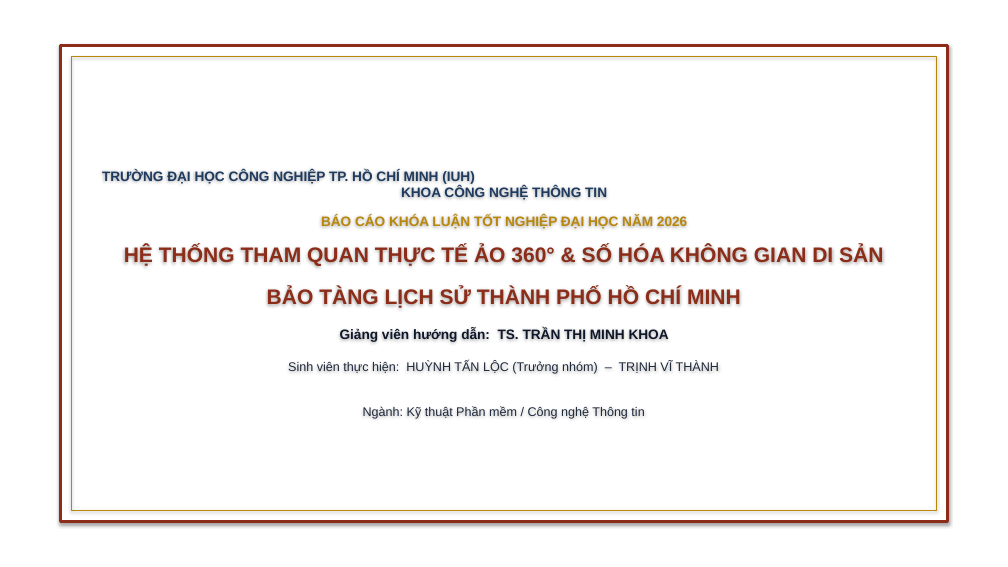
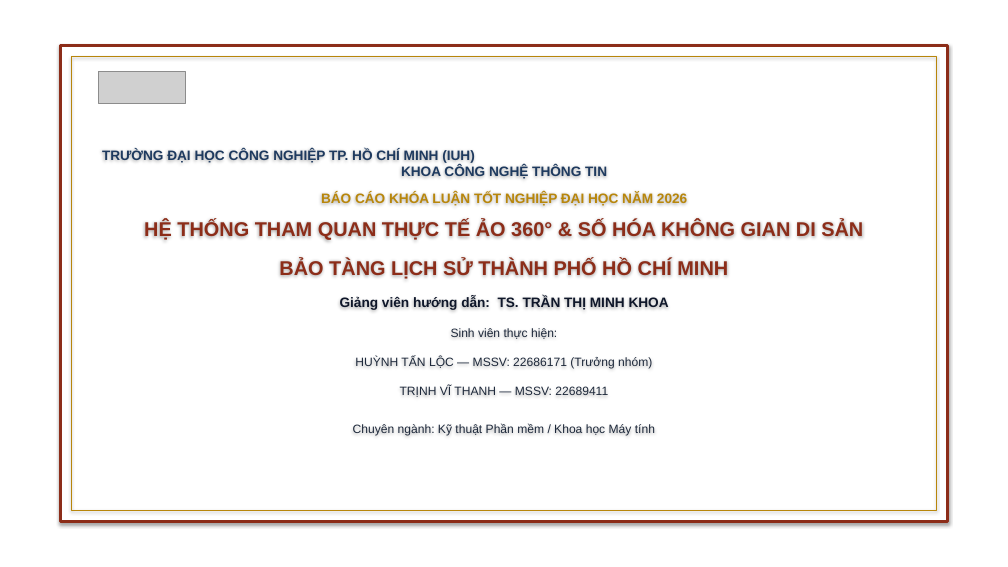
Before and after one commit to HuynhLoc2004/KhoaLuanTotNghiep, a slide deck: slide 1 of BaoCao_KhoaLuanTotNghiep_BaoTangLichSu360.pptx. Drawn at 1008x567 pixels with LibreOffice and Linux fonts; fonts in the diff are those of the drawing; grey boxes stand for pictures. Boxes give left, top, right and bottom in pixels: in the first picture for what was removed or moved away, otherwise in the second. Text is boxed around its words. In the diff, an @@ line names an element or a change of style, - is before the commit and + after.

```diff
--- a/BaoCao_KhoaLuanTotNghiep_BaoTangLichSu360.pptx
+++ b/BaoCao_KhoaLuanTotNghiep_BaoTangLichSu360.pptx
@@ picture added at (98,72,185,103) @@
@@ text in rectangle at (144,192,863,279): size 20 to 19 pt in "HỆ THỐNG THAM QUAN THỰC TẾ ẢO ..."; less space between paragraphs @@
@@ text in rectangle at (340,296,669,435): text changed; size 12 to 11.5 pt @@
-Giảng viên hướng dẫn: TS. TRẦN THỊ MINH KHOA
-Sinh viên thực hiện: HUỲNH TẤN LỘC (Trưởng nhóm) – TRỊNH VĨ THÀNH
-Ngành: Kỹ thuật Phần mềm / Công nghệ Thông tin
+Giảng viên hướng dẫn: TS. TRẦN THỊ MINH KHOA
+Sinh viên thực hiện:
+HUỲNH TẤN LỘC — MSSV: 22686171 (Trưởng nhóm)
+TRỊNH VĨ THANH — MSSV: 22689411
+Chuyên ngành: Kỹ thuật Phần mềm / Khoa học Máy tính
```
Also in this commit, not shown: 1 other slide changed, 2 other files.
